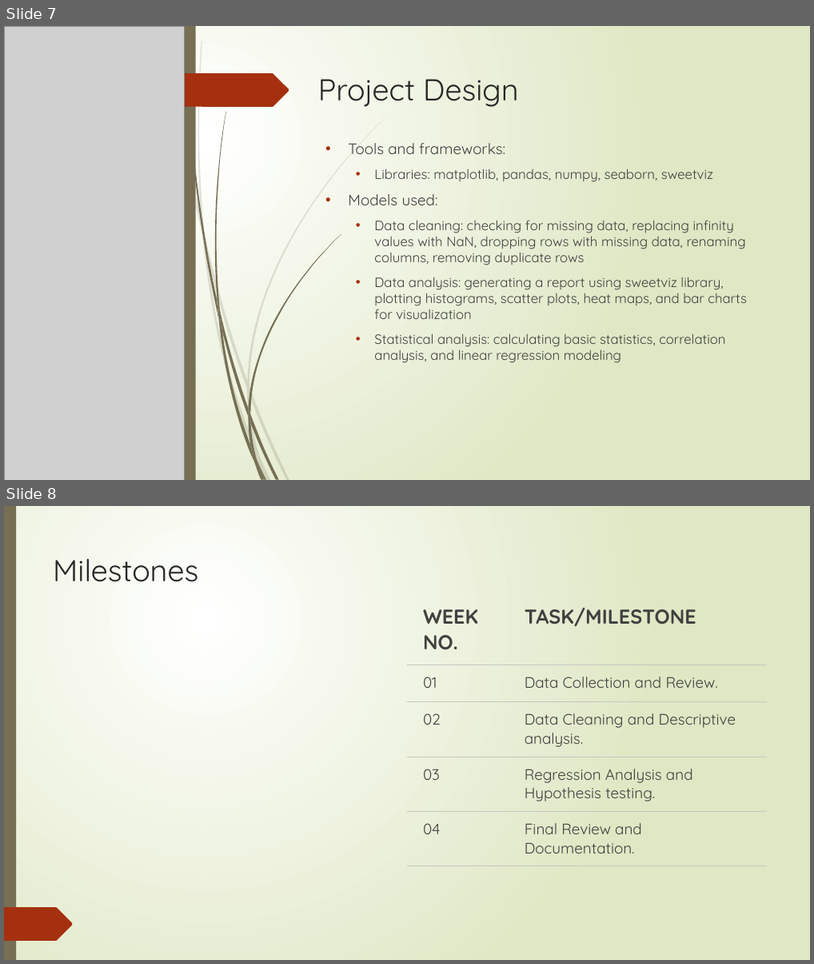
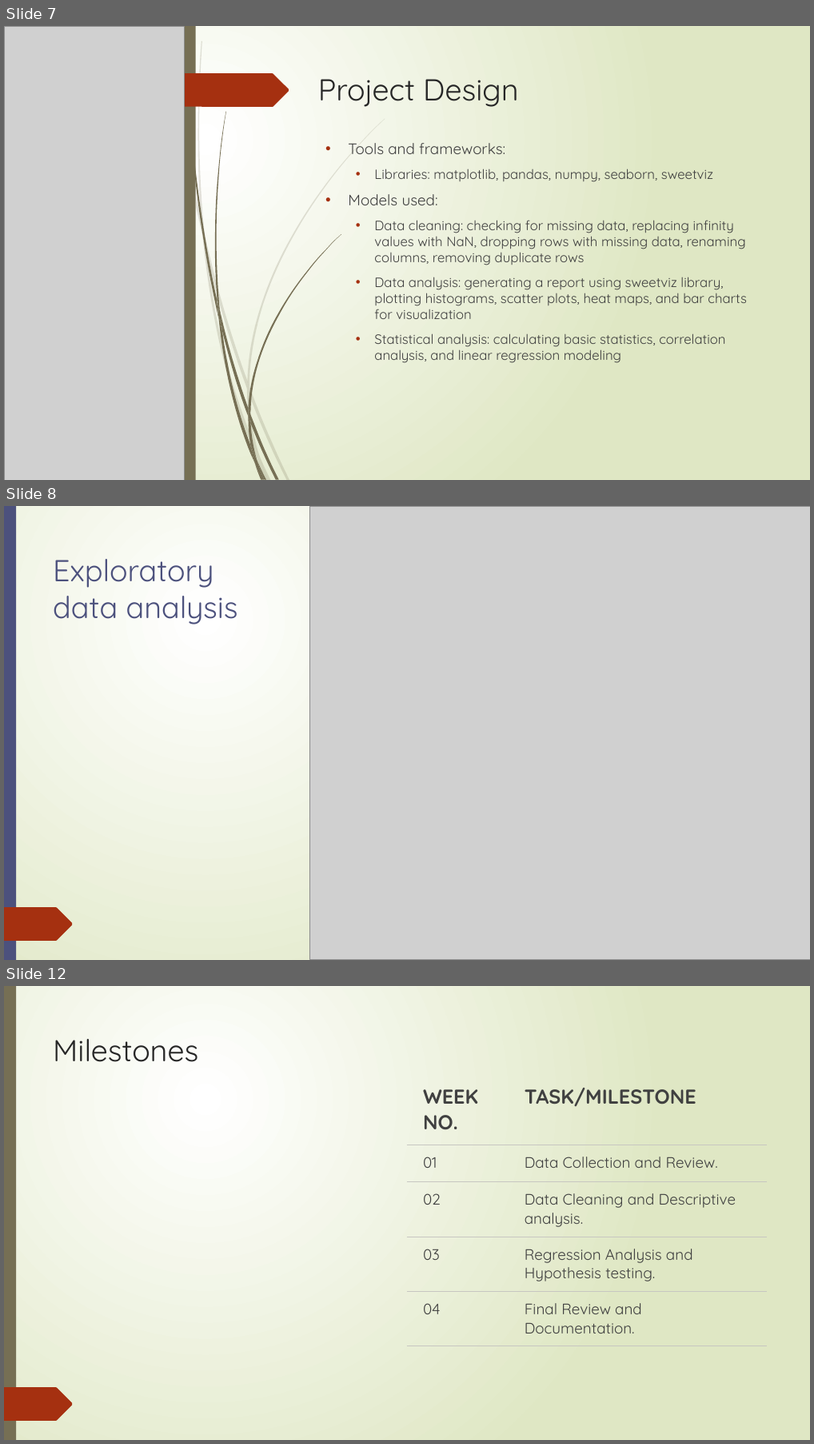
Before and after one commit to SaiSashankYalamarthi/Analyzing-the-Impact-of-Influencers-on-Marketing-campaigns-, a slide deck: EMPIRICAL FINAL PPT.pptx. Shown one above the other, each under a label of ours: slides 7 and 8 before the commit, slides 7, 8 and 12 after it; the slides between them are not shown. The pictures are 814x964 and 814x1444 pixels, drawn with LibreOffice and Linux fonts; fonts in the diff are those of the drawing; grey boxes stand for pictures. Boxes give left, top, right and bottom in pixels: in the first picture for what was removed or moved away, otherwise in the second. Text is boxed around its words. In the diff, an @@ line names an element or a change of style, - is before the commit and + after.

```diff
--- a/EMPIRICAL FINAL PPT.pptx
+++ b/EMPIRICAL FINAL PPT.pptx
@@ slide 8 added at box(4, 506, 810, 960), background gradient #FFFFFF to #DFE8C4; not listed: 23 template elements that a slide beside it also shows @@
@@ rectangle added at box(4, 506, 810, 960), fill gradient #FFFFFF to #DFE8C4 @@
@@ rectangle added at box(4, 506, 16, 960), fill #4C517D @@
@@ picture added at box(310, 506, 810, 959) @@
@@ title added at box(53, 559, 238, 624), 36 pt, text #4C517D @@
+Exploratory data analysis
@@ freeform shape added at box(4, 907, 73, 940), fill #A53010 @@
@@ what was slide 8 is now slide 12 @@
```
Also in this commit, not shown: 5 slides changed, 3 other slides added.
